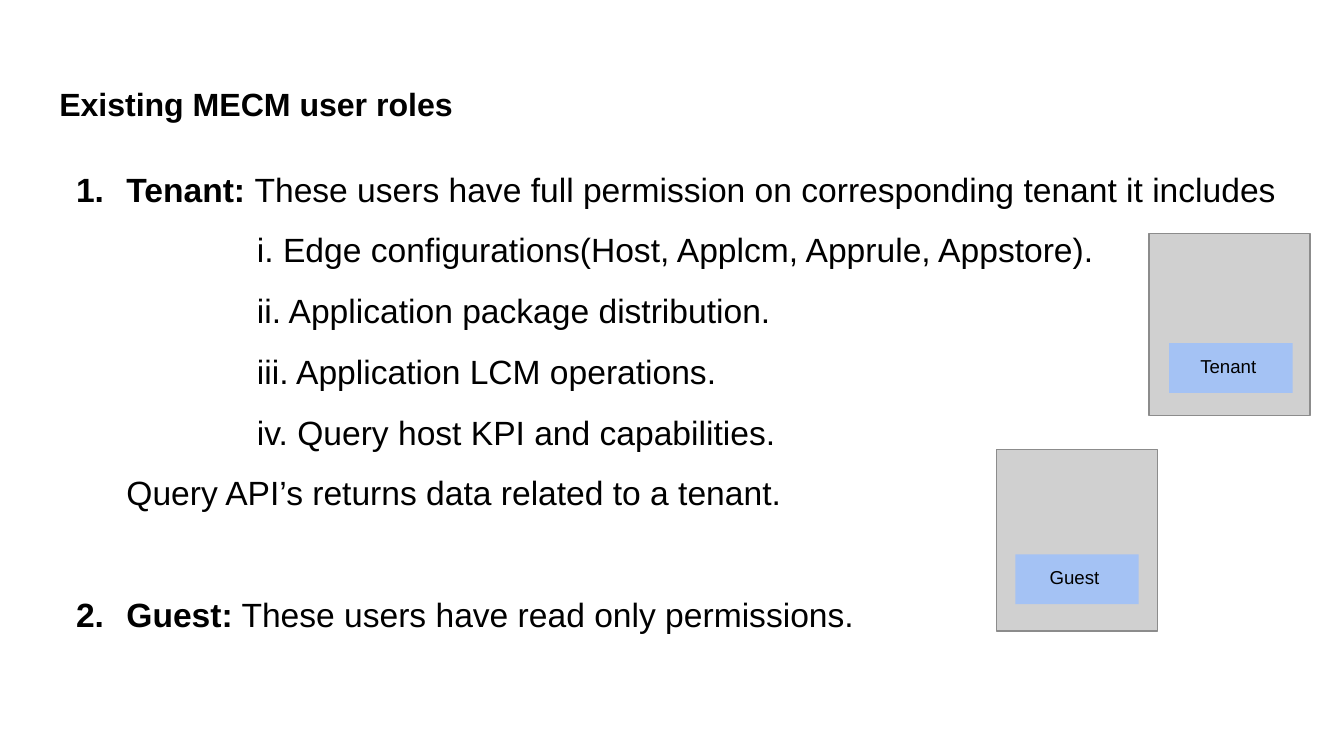
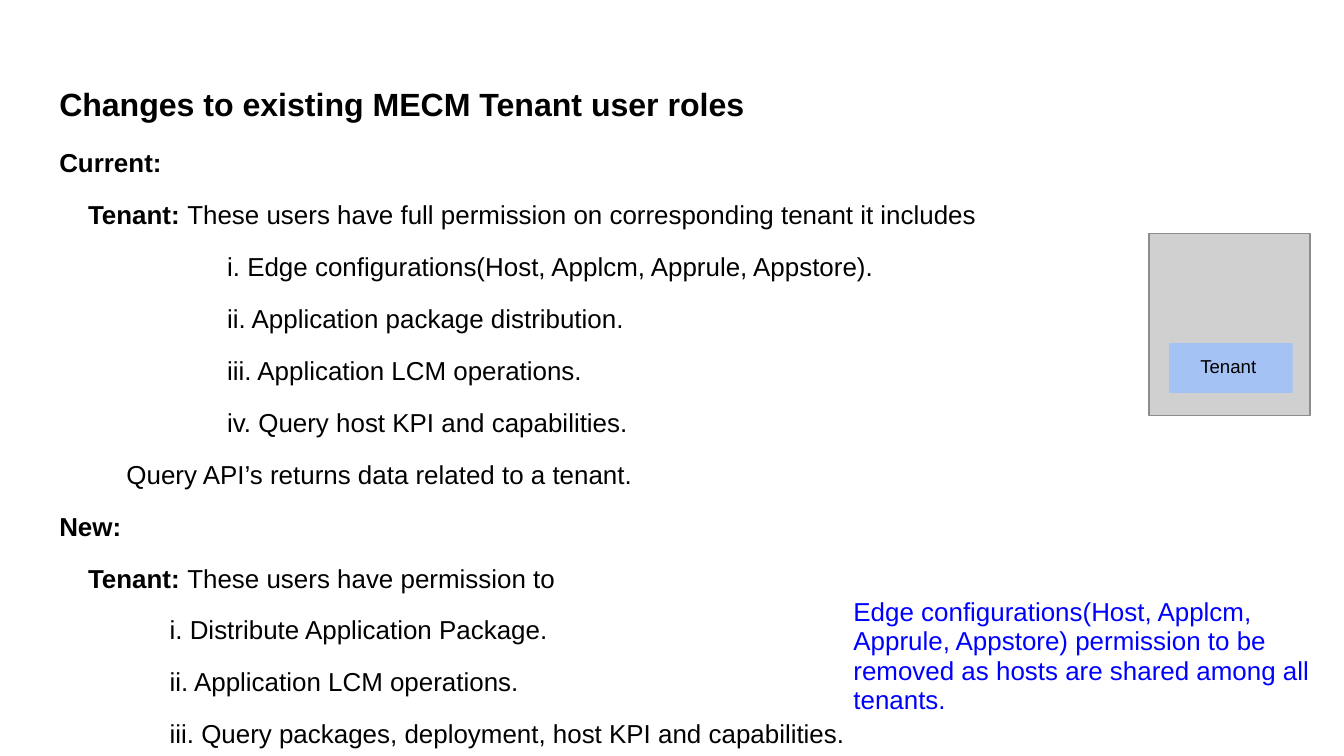
Before and after one commit to EdgeGallery/community, a slide deck: slide 6 of MECM PT/Release V1.1/MECM admin role support.pptx (slide 3 before the commit). Drawn at 1344x756 pixels with LibreOffice and Linux fonts; fonts in the diff are those of the drawing; grey boxes stand for pictures. Boxes give left, top, right and bottom in pixels: in the first picture for what was removed or moved away, otherwise in the second. Text is boxed around its words. In the diff, an @@ line names an element or a change of style, - is before the commit and + after.

Commit message:
mecm admin support

```diff
--- a/MECM PT/Release V1.1/MECM admin role support.pptx
+++ b/MECM PT/Release V1.1/MECM admin role support.pptx
@@ title at (x1=59, y1=92, x2=745, y2=123): text changed @@
-Existing MECM user roles
+Changes to existing MECM Tenant user roles
@@ text "Current:" moved from (x1=126, y1=177, x2=1275, y2=633) to (x1=59, y1=154, x2=975, y2=749) @@
@@ text at (x1=59, y1=154, x2=161, y2=173): paragraph added @@
+Current:
@@ text at (x1=88, y1=205, x2=975, y2=490): size 18 to 13.8 pt in "Tenant: These users have full permission on ...", "i. Edge configurations(Host, Applcm, Apprule, Appstore).", "ii. Application package distribution.", "iii. Application LCM operations." and 2 more places; bullet 1. to none; more space between paragraphs @@
@@ picture removed at (x1=996, y1=449, x2=1157, y2=630) @@
@@ text at (x1=59, y1=518, x2=844, y2=749): text changed; size 18 to 13.8 pt @@
-1. Guest: These users have read only permissions.
+New:
+Tenant: These users have permission to
+i. Distribute Application Package.
+ii. Application LCM operations.
+iii. Query packages, deployment, host KPI and capabilities.
@@ rectangle removed at (x1=1015, y1=555, x2=1138, y2=605) @@
-Guest
@@ text added at (x1=853, y1=602, x2=1309, y2=710), 13.8 pt, text #0000FF @@
+Edge configurations(Host, Applcm, Apprule, Appstore) permission to be removed as hosts are shared among all tenants.
```
Also in this commit, not shown: 6 other slides changed, 4 slides added, 4 slides removed.
